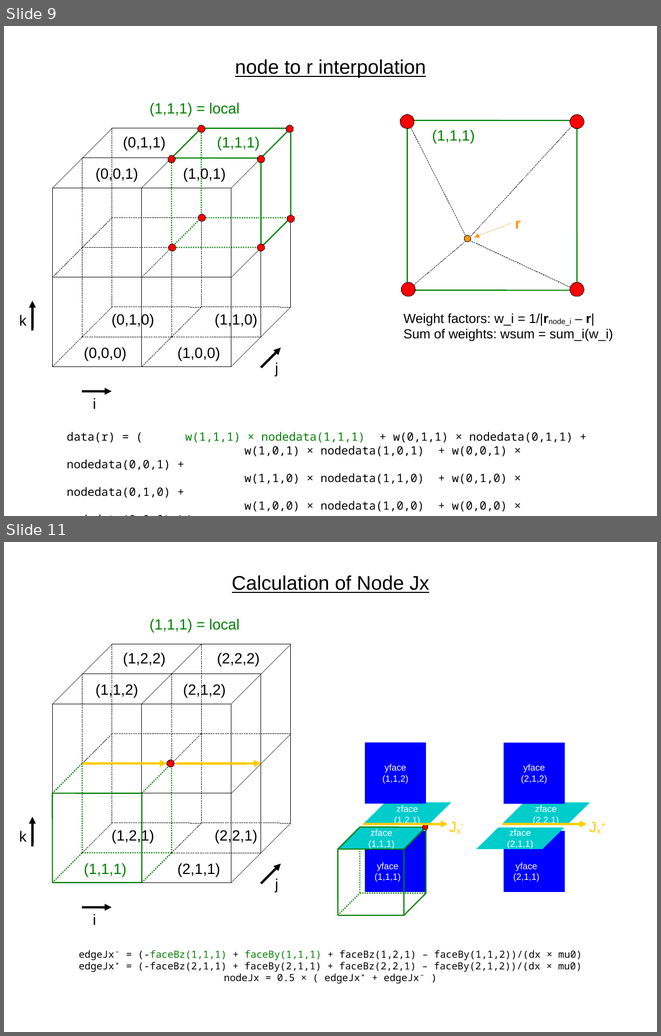
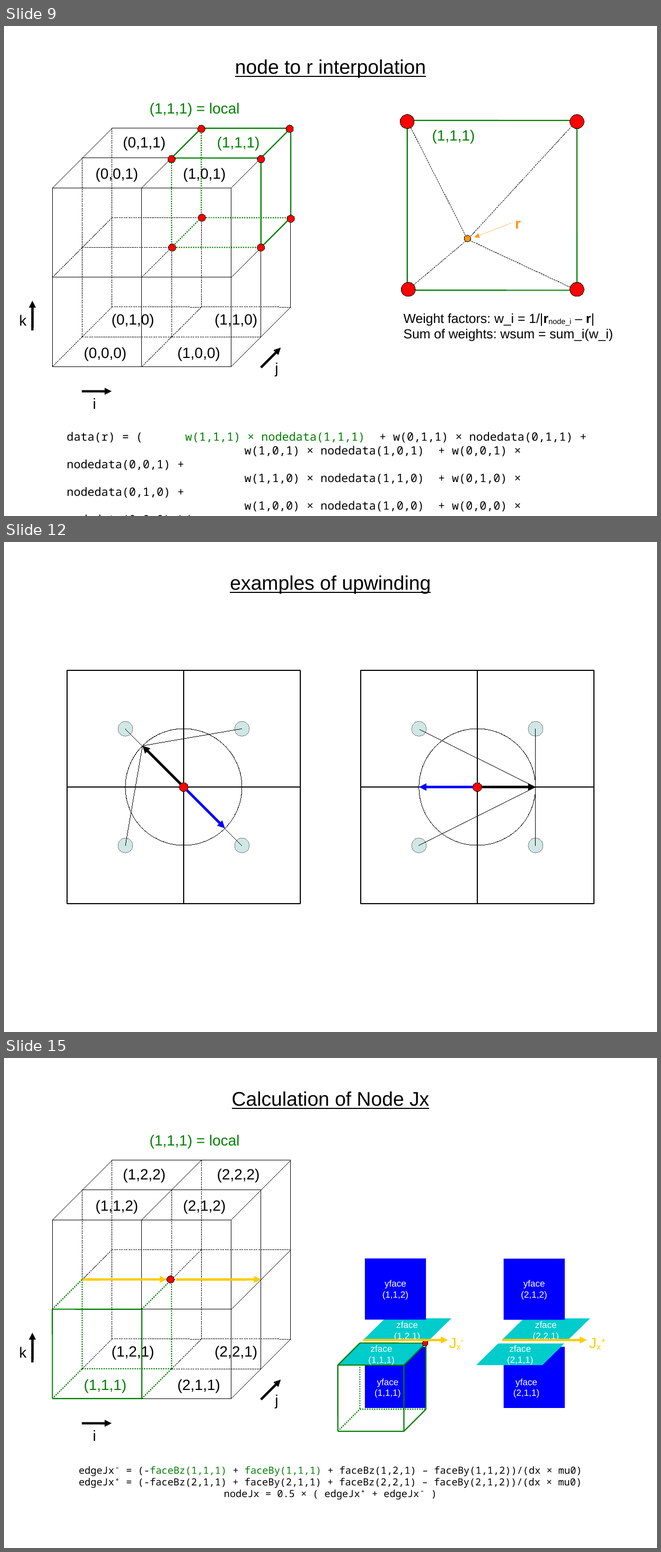
Before and after one commit to fmihpc/rhybrid, a slide deck: doc/cell_indexing.odp. Shown one above the other, each under a label of ours: slides 9 and 11 before the commit, slides 9, 12 and 15 after it; the slides between them are not shown. The pictures are 661x1036 and 661x1552 pixels, drawn with LibreOffice and Linux fonts; fonts in the diff are those of the drawing. Boxes give left, top, right and bottom in pixels: in the first picture for what was removed or moved away, otherwise in the second. Text is boxed around its words. In the diff, an @@ line names an element or a change of style, - is before the commit and + after.

Commit message:
upwinding examples

```diff
--- a/doc/cell_indexing.odp
+++ b/doc/cell_indexing.odp
@@ slide 12 added at (4,542,657,1032), background #FFFFFF @@
@@ text added at (230,575,431,594), 24 pt, text #000000, underline @@
+examples of upwinding
@@ ellipse added at (125,729,242,845), outline #000000 0 pt @@
@@ line added from (125, 729) to (143, 746), #000000 0 pt @@
@@ line added from (242, 729) to (143, 746), #000000 0 pt @@
@@ group added at (67,671,300,903): 4 rectangles, 4 ellipses @@
@@ ellipse added at (420,729,536,845), outline #000000 0 pt @@
@@ line added from (420, 730) to (536, 787), #000000 0 pt @@
@@ group added at (361,671,594,903): 4 rectangles, 4 ellipses @@
@@ line added from (536, 729) to (536, 787), #000000 0 pt @@
@@ line added from (125, 845) to (143, 746), #000000 0 pt @@
@@ line added from (242, 845) to (143, 746), #000000 0 pt @@
@@ arrow added from (184, 787) to (143, 746), #000000 3 pt @@
@@ ellipse added at (179,783,188,792), fill #FF0000, outline #000000 0 pt @@
@@ arrow added from (184, 787) to (225, 828), #0000FF 3 pt @@
@@ line added from (420, 845) to (536, 787), #000000 0 pt @@
@@ arrow added from (477, 787) to (420, 787), #0000FF 3 pt @@
@@ ellipse added at (473,783,482,792), fill #FF0000, outline #000000 0 pt @@
@@ arrow added from (477, 787) to (536, 787), #000000 3 pt @@
@@ line added from (536, 845) to (536, 787), #000000 0 pt @@
@@ what was slide 11 is now slide 15 @@
```
Also in this commit, not shown: 1 slide changed, 3 other slides added, 1 other file.
